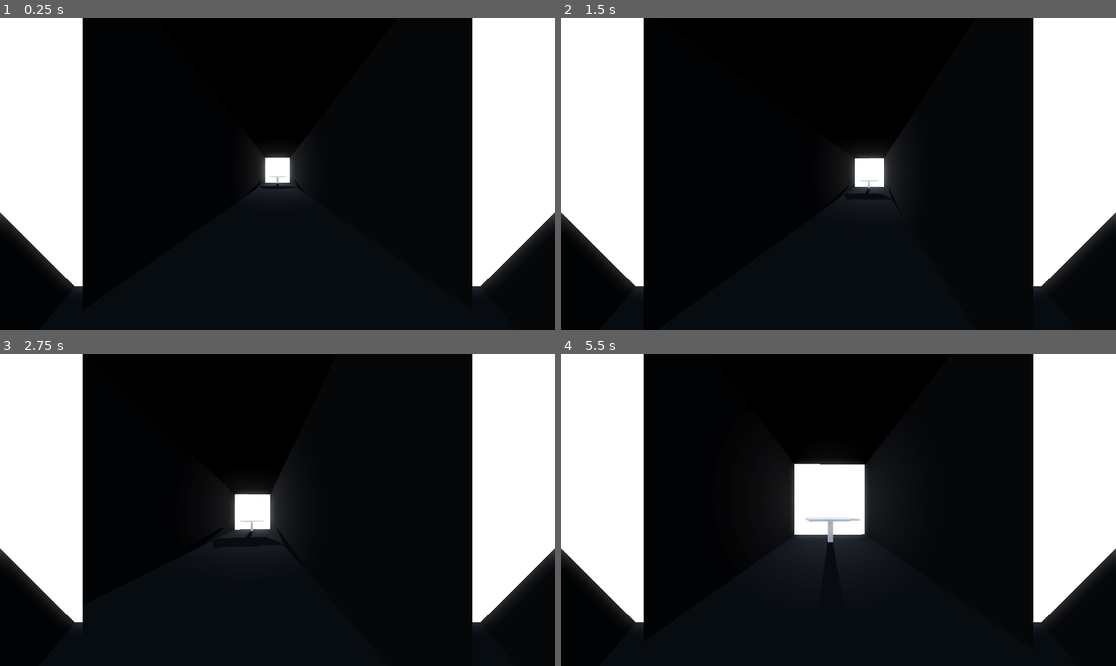
Above: before the commit, frames 1-4 (two rows, left to right).
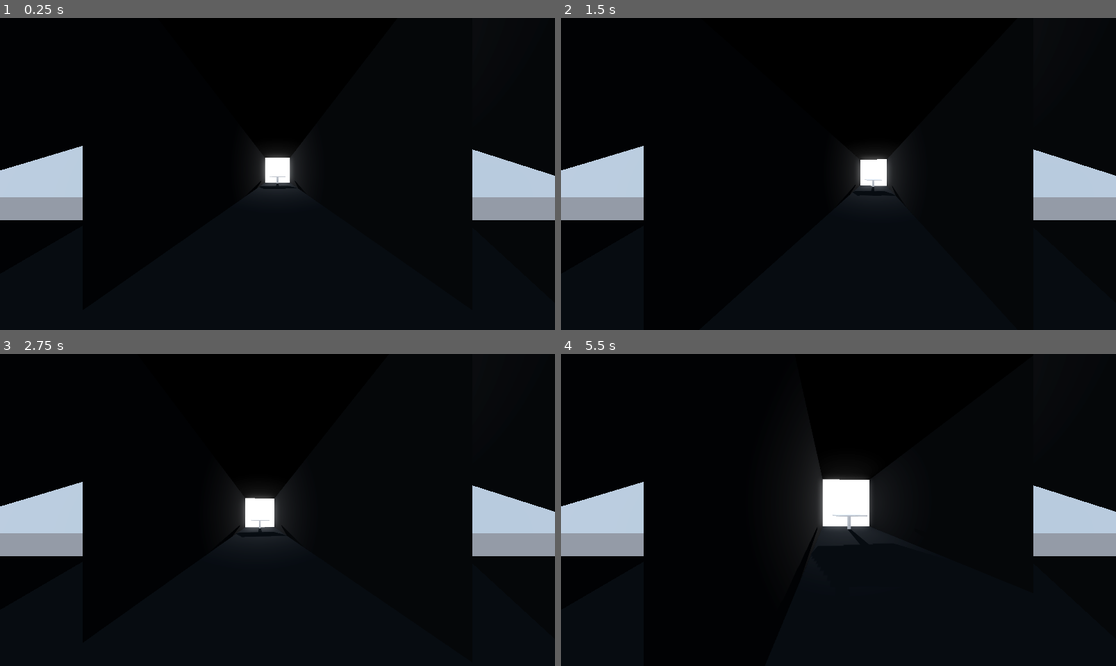
Above: after the commit, the same moments.

Repository: GriffinBaxter/No-Data-Provided
Game: Godot game, scene res://level.tscn
Same seed, same stepped clock (60 frames per second), same inputs: the game is played once before the commit and once after it. The project has no main scene, so this scene is started directly.
Inputs (mouse positions are in pixels of both pictures, inside the frame that each line leads up to):
- Up to frame 1 (0.25 s): no input
- Up to frame 2 (1.5 s): tap Enter at 0.5 s; move the mouse to (866, 174) at 0.52 s; hold Shift (slow, bound only after the commit) 0.53-1.28 s; hold W (forward) from 0.53 s (still down); tap Space (jump) at 0.77 s; move the mouse to (810, 174) at 1.27 s; tap Shift (slow, bound only after the commit) at 1.35 s
- Up to frame 3 (2.75 s): keep holding W (forward); tap Space (jump) at 1.52 s; move the mouse to (288, 503) at 2.02 s; hold Shift (slow, bound only after the commit) from 2.03 s (still down)
- Up to frame 4 (5.5 s): keep holding W (forward); move the mouse to (832, 516) at 2.77 s; release Shift (slow, bound only after the commit) at 2.78 s; tap Shift (slow, bound only after the commit) at 2.85, 4.35 s; tap Space (jump) at 3.02, 3.77, 4.52 s; move the mouse to (877, 513) at 3.52 s; hold Shift (slow, bound only after the commit) 3.53-4.28 s; move the mouse to (794, 506) at 4.27 s; move the mouse to (844, 510) at 5.02 s; hold Shift (slow, bound only after the commit) from 5.03 s (still down)

The runs differ from the first frame. In frame 1, 23% of the frame differs, in the area x 0-100%, y 0-87%; in frame 2, 23%; in frame 3, 24%; in frame 4, 25%.

Commit message:
Add slow movement and adjust scene

Diff:
--- a/Scripts/Player.gd
+++ b/Scripts/Player.gd
@@ -1,7 +1,7 @@
 extends CharacterBody3D
 
 
-const SPEED = 5.0
+const SPEED = 6.0
 const JUMP_VELOCITY = 4.5
 const SENSITIVITY = 0.002
 
@@ -29,19 +29,24 @@
 	if Input.is_action_just_pressed("jump") and is_on_floor():
 		velocity.y = JUMP_VELOCITY
 
+	# Handle Slow.
+	var adjusted_speed = SPEED;
+	if Input.is_action_pressed("slow"):
+		adjusted_speed = adjusted_speed * 0.25;
+
 	# Get the input direction and handle the movement/deceleration.
 	var input_dir = Input.get_vector("left", "right", "forward", "backward")
 	var direction = (head.transform.basis * Vector3(input_dir.x, 0, input_dir.y)).normalized()
 	if is_on_floor():
 		if direction:
-			velocity.x = direction.x * SPEED
-			velocity.z = direction.z * SPEED
+			velocity.x = direction.x * adjusted_speed
+			velocity.z = direction.z * adjusted_speed
 		else:
-			velocity.x = lerp(velocity.x, direction.x * SPEED, delta * 12.0)
-			velocity.z = lerp(velocity.z, direction.z * SPEED, delta * 12.0)
+			velocity.x = lerp(velocity.x, direction.x * adjusted_speed, delta * 12.0)
+			velocity.z = lerp(velocity.z, direction.z * adjusted_speed, delta * 12.0)
 	else:
-		velocity.x = lerp(velocity.x, direction.x * SPEED, delta * 2.0)
-		velocity.z = lerp(velocity.z, direction.z * SPEED, delta * 2.0)
+		velocity.x = lerp(velocity.x, direction.x * adjusted_speed, delta * 2.0)
+		velocity.z = lerp(velocity.z, direction.z * adjusted_speed, delta * 2.0)
 
 func _process(_delta):
 	move_and_slide()  # Not ideal, should move out of _process eventually
--- a/level.tscn
+++ b/level.tscn
@@ -68,7 +68,8 @@
 fov = 80.0
 
 [node name="SMMCamera3D" type="Camera3D" parent="."]
-transform = Transform3D(1, 0, 0, 0, 0.839828, 0.542852, 0, -0.542852, 0.839828, 0, 2.525, -36.149)
+transform = Transform3D(0.979575, -0.0849792, 0.182238, 0, 0.906307, 0.422618, -0.201078, -0.413986, 0.887796, 0.4, 1.65, -32.739)
+fov = 80.0
 
 [node name="WorldEnvironment" type="WorldEnvironment" parent="."]
 environment = SubResource("Environment_uxqxj")
@@ -100,20 +101,23 @@
 mesh = SubResource("PlaneMesh_lcjhv")
 material = ExtResource("2_10e20")
 
-[node name="Back" type="CSGMesh3D" parent="Hallway"]
+[node name="Front" type="CSGMesh3D" parent="Hallway"]
 transform = Transform3D(2.5, 0, 0, 0, -4.37114e-08, 2.5, 0, -1, -1.09278e-07, 0, 2.5, 20)
 use_collision = true
 mesh = SubResource("PlaneMesh_lcjhv")
 material = ExtResource("2_10e20")
 
-[node name="Front" type="CSGMesh3D" parent="Hallway"]
-transform = Transform3D(2.5, 0, 0, 0, -4.37114e-08, -2.5, 0, 1, -1.09278e-07, 0, 2.5, -20)
+[node name="BackNode" type="Node3D" parent="Hallway"]
+transform = Transform3D(1, 0, 0, 0, 1, 0, 0, 0, 1, 0, 0, -20)
+
+[node name="Back" type="CSGMesh3D" parent="Hallway/BackNode"]
+transform = Transform3D(2.5, 0, 0, 0, -4.37114e-08, -2.5, 0, 1, -1.09278e-07, 0, 2.5, 0)
 use_collision = true
 mesh = SubResource("PlaneMesh_lcjhv")
 material = ExtResource("4_g8rsm")
 
-[node name="SpotLight3D" type="SpotLight3D" parent="Hallway"]
-transform = Transform3D(-1, 0, -8.74228e-08, 0, 1, 0, 8.74228e-08, 0, -1, 0, 2.5, -32.5)
+[node name="BackSpotLight" type="SpotLight3D" parent="Hallway/BackNode"]
+transform = Transform3D(-1, 0, -8.74228e-08, 0, 1, 0, 8.74228e-08, 0, -1, 0, 2.5, -12.5)
 light_energy = 1.5
 shadow_enabled = true
 shadow_bias = 0.005
--- a/project.godot
+++ b/project.godot
@@ -50,6 +50,11 @@
 "events": [Object(InputEventKey,"resource_local_to_scene":false,"resource_name":"","device":-1,"window_id":0,"alt_pressed":false,"shift_pressed":false,"ctrl_pressed":false,"meta_pressed":false,"pressed":false,"keycode":0,"physical_keycode":32,"key_label":0,"unicode":32,"echo":false,"script":null)
 ]
 }
+slow={
+"deadzone": 0.5,
+"events": [Object(InputEventKey,"resource_local_to_scene":false,"resource_name":"","device":-1,"window_id":0,"alt_pressed":false,"shift_pressed":false,"ctrl_pressed":false,"meta_pressed":false,"pressed":false,"keycode":0,"physical_keycode":4194325,"key_label":0,"unicode":0,"echo":false,"script":null)
+]
+}
 
 [rendering]
 
